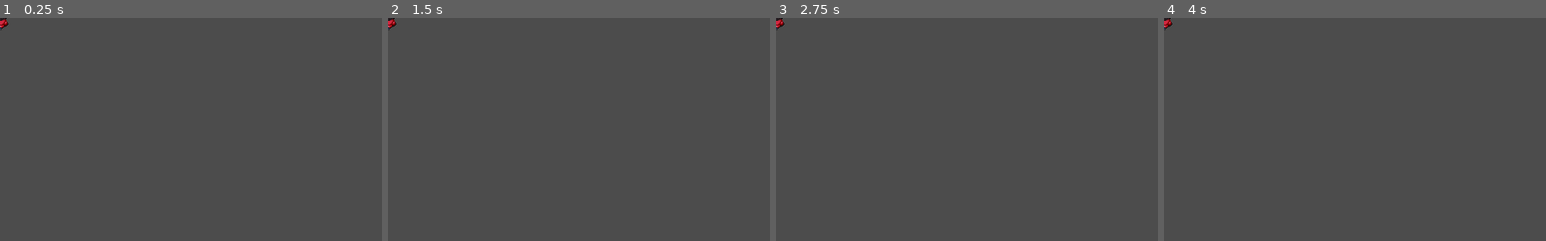
Above: before the commit, frames 1-4 (left to right).
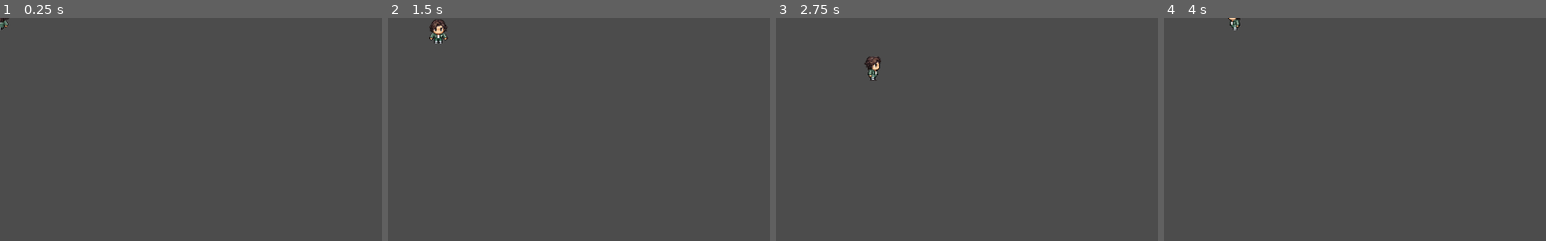
Above: after the commit, the same moments.

Repository: camilailges/round-4
Game: Godot game, scene res://scenes/Player.tscn
The game is run twice, just before and just after one commit, with the same random seed, the same clock (stepped at 60 frames per second) and the same inputs. The project has no main scene, so this scene is started directly.
Inputs:
- Up to frame 1 (0.25 s): no input
- Up to frame 2 (1.5 s): tap Enter at 0.5 s; hold Right (ui_right) 0.53-1.28 s; tap Space at 1.25 s; hold Down (ui_down) from 1.28 s (still down)
- Up to frame 3 (2.75 s): release Down (ui_down) at 2.03 s; hold Right (ui_right) from 2.03 s (still down)
- Up to frame 4 (4 s): release Right (ui_right) at 2.78 s; hold Up (ui_up) 2.78-3.53 s; hold Left (ui_left) from 3.53 s (still down)
The pictures show only the part of the screen within x 0-50%, y 0-50%; the shares and areas given below are measured in that part.

The runs differ from the first frame. In frame 1, less than 0.1% of the frame differs, in the area x 0-3%, y 0-6%; in frame 2, 0.4%, in the area x 0-16%, y 0-12%; in frame 3, 0.4%; in frame 4, 0.2%.

Commit message:
adicionada animação e funcionalidade de movimento

Diff:
--- /dev/null
+++ b/Scripts/player.gd
@@ -0,0 +1,39 @@
+extends KinematicBody2D
+
+onready var animation: AnimationPlayer = get_node("Animation")
+onready var sprite: Sprite = get_node("Sprite")
+
+var velocity: Vector2
+
+export(int) var speed
+
+func _physics_process(_delta: float) -> void:
+	move()
+	verifyDirection()
+	animate()
+
+func move() -> void:
+	var directionVector: Vector2 = Vector2(
+		Input.get_action_strength("ui_right") - Input.get_action_strength("ui_left"),
+		Input.get_action_strength("ui_down") - Input.get_action_strength("ui_up")
+	).normalized()
+	velocity = directionVector * speed
+	velocity = move_and_slide(velocity)
+
+func animate() -> void:
+	if velocity != Vector2.ZERO:
+		if velocity.x != 0:
+			animation.play("walkingSideways")
+		else:
+			if velocity.y > 0:
+				animation.play("walkingDown")
+			elif velocity.y < 0:
+				animation.play("walkingUp")
+	else:
+		animation.stop()
+
+func verifyDirection() -> void:
+	if velocity.x > 0:
+		sprite.flip_h = false
+	elif velocity.x < 0:
+		sprite.flip_h = true
--- a/scenes/Player.tscn
+++ b/scenes/Player.tscn
@@ -1,11 +1,86 @@
-[gd_scene load_steps=2 format=2]
+[gd_scene load_steps=7 format=2]
 
 [ext_resource path="res://assets/Players.png" type="Texture" id=1]
+[ext_resource path="res://Scripts/player.gd" type="Script" id=2]
+
+[sub_resource type="Animation" id=1]
+length = 0.001
+tracks/0/type = "value"
+tracks/0/path = NodePath("Sprite:frame")
+tracks/0/interp = 1
+tracks/0/loop_wrap = true
+tracks/0/imported = false
+tracks/0/enabled = true
+tracks/0/keys = {
+"times": PoolRealArray( 0 ),
+"transitions": PoolRealArray( 1 ),
+"update": 0,
+"values": [ 42 ]
+}
+
+[sub_resource type="Animation" id=2]
+resource_name = "walkingDown"
+length = 0.3
+loop = true
+tracks/0/type = "value"
+tracks/0/path = NodePath("Sprite:frame")
+tracks/0/interp = 1
+tracks/0/loop_wrap = true
+tracks/0/imported = false
+tracks/0/enabled = true
+tracks/0/keys = {
+"times": PoolRealArray( 0, 0.1, 0.2 ),
+"transitions": PoolRealArray( 1, 1, 1 ),
+"update": 1,
+"values": [ 6, 7, 8 ]
+}
+
+[sub_resource type="Animation" id=3]
+resource_name = "walkingSideways"
+length = 0.3
+loop = true
+tracks/0/type = "value"
+tracks/0/path = NodePath("Sprite:frame")
+tracks/0/interp = 1
+tracks/0/loop_wrap = true
+tracks/0/imported = false
+tracks/0/enabled = true
+tracks/0/keys = {
+"times": PoolRealArray( 0, 0.1, 0.2 ),
+"transitions": PoolRealArray( 1, 1, 1 ),
+"update": 1,
+"values": [ 30, 31, 32 ]
+}
+
+[sub_resource type="Animation" id=4]
+resource_name = "walkingUp"
+length = 0.3
+loop = true
+tracks/0/type = "value"
+tracks/0/path = NodePath("Sprite:frame")
+tracks/0/interp = 1
+tracks/0/loop_wrap = true
+tracks/0/imported = false
+tracks/0/enabled = true
+tracks/0/keys = {
+"times": PoolRealArray( 0, 0.1, 0.2 ),
+"transitions": PoolRealArray( 1, 1, 1 ),
+"update": 1,
+"values": [ 42, 43, 44 ]
+}
 
 [node name="Player" type="KinematicBody2D"]
+script = ExtResource( 2 )
+speed = 90
 
 [node name="Sprite" type="Sprite" parent="."]
 texture = ExtResource( 1 )
 hframes = 12
 vframes = 8
-frame = 93
+frame = 42
+
+[node name="Animation" type="AnimationPlayer" parent="."]
+anims/RESET = SubResource( 1 )
+anims/walkingDown = SubResource( 2 )
+anims/walkingSideways = SubResource( 3 )
+anims/walkingUp = SubResource( 4 )
Binary file added: assets/objects/rock.png
Not shown, added: assets/objects/rock.png.import
Not shown, changed: .DS_Store
Not shown, added: assets/.DS_Store
